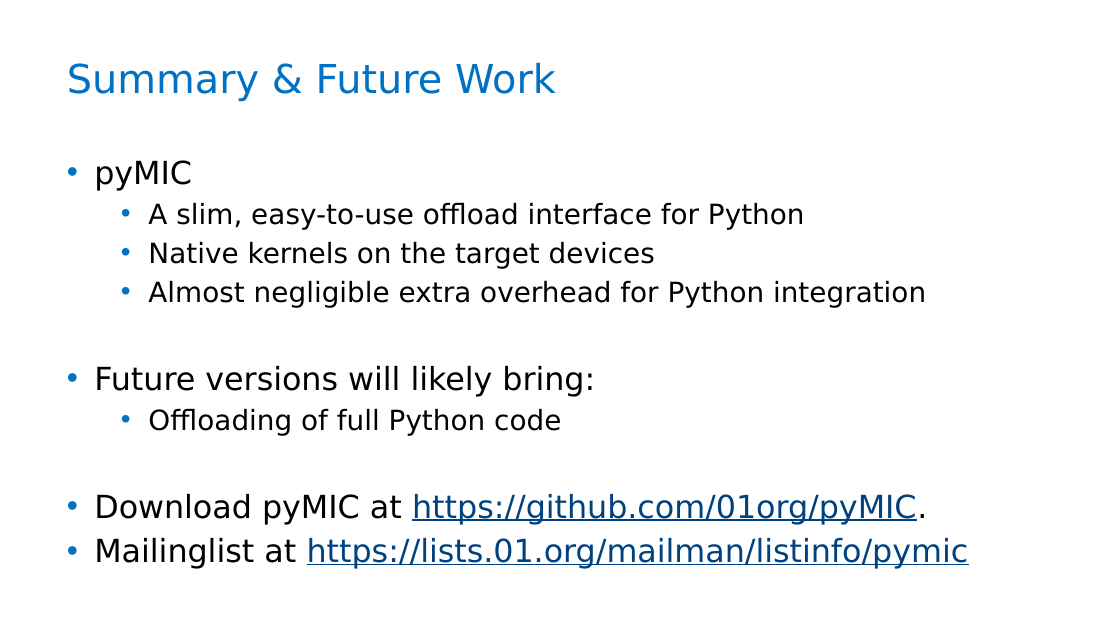
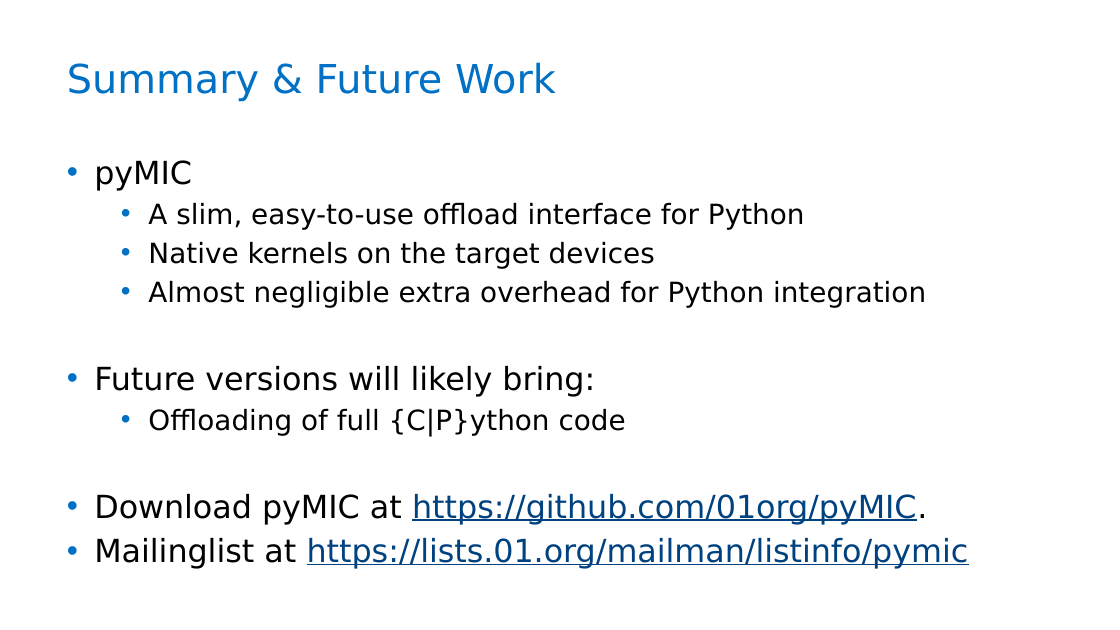
Before and after one commit to ContinuumIO/supercomputing2016-python, a slide deck: slide 24 of 4-AcceleratedPython/The pyMIC Python Offload Infrastructure.pptx. Drawn at 1120x630 pixels with LibreOffice and Linux fonts; fonts in the diff are those of the drawing; background and template pictures are left out. Boxes give left, top, right and bottom in pixels: in the first picture for what was removed or moved away, otherwise in the second. Text is boxed around its words. In the diff, an @@ line names an element or a change of style, - is before the commit and + after.

```diff
--- a/4-AcceleratedPython/The pyMIC Python Offload Infrastructure.pptx
+++ b/4-AcceleratedPython/The pyMIC Python Offload Infrastructure.pptx
@@ text at (x1=148, y1=408, x2=626, y2=435): text changed @@
-  • Offloading of full Python code
+  • Offloading of full {C|P}ython code
```
Also in this commit, not shown: 4 other slides changed, 1 slide added, 1 slide removed.
